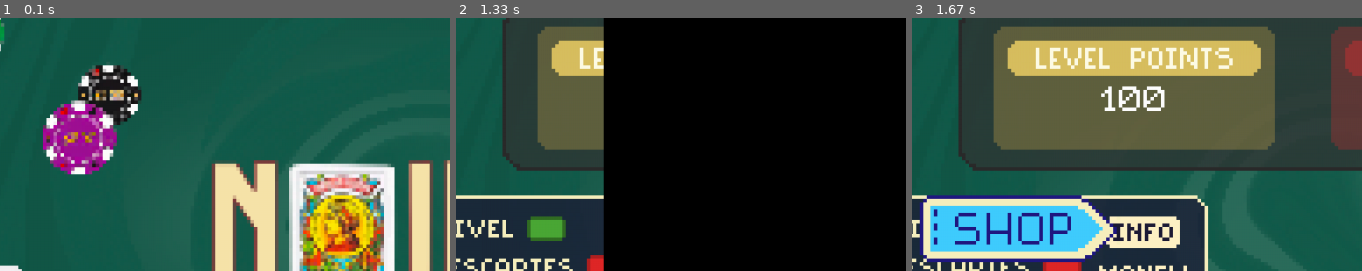
Above: before the commit, frames 1-3 (left to right).
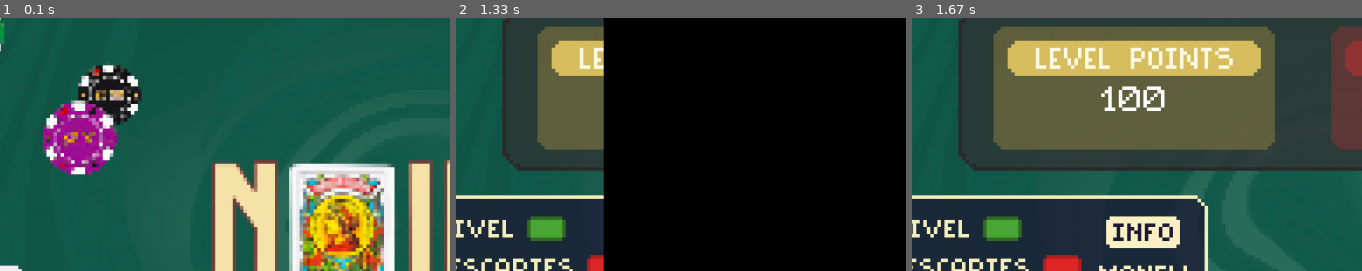
Above: after the commit, the same moments.

Repository: Hsandin7/Practica-TPA
Game: pygame game, started from main.py
The game is run twice, just before and just after one commit, with the same random seed, the same clock (stepped at 60 frames per second) and the same inputs.
Inputs (mouse positions are % of the whole screen's width and height, from its top left):
- Up to frame 1 (0.1 s): no input
- Up to frame 2 (1.33 s): click (50, 87) at 0.38 s; click (19, 73) at 1.22 s
- Up to frame 3 (1.67 s): click (57, 94) at 1.55 s
The pictures show only the part of the screen within x 7-57%, y 7-57%; the shares and areas given below are measured in that part.

Frames 1-2 are identical in both runs. In frame 3, 11% of the frame differs, in the area x 1-46%, y 69-97%.

Commit message:
Pantalla game over, botones de info y game over

Diff:
--- a/Clases/juego.py
+++ b/Clases/juego.py
@@ -25,7 +25,7 @@
             pygame.image.load("Graficos/menu_salida.png"),          # 2: M Salida
             pygame.image.load("Graficos/menu_tienda.png"),          # 3: M Tienda
             pygame.image.load("Graficos/menu_guardado.png"),        # 4: M Guardado
-            # pygame.image.load("Graficos/pagina_game_over.png")      # 5: P GAME OVER
+            pygame.image.load("Graficos/game_over.png")             # 5: P GAME OVER
         ]
 
     def cargar_botones(self):
@@ -34,9 +34,9 @@
             "play":         Boton("Graficos/Botones/boton_play.png", 560, 595),
 
             # P Juego
-            "shop":         Boton("Graficos/Botones/boton_shop.png", 95, 305),
             "jugar":        Boton("Graficos/Botones/boton_jugar.png", 665, 645),
             "descartar":    Boton("Graficos/Botones/boton_descartar.png", 825, 645),
+            "info":         Boton("Graficos/Botones/boton_info.png", 360, 335),
 
             # M Salida
             "continuar":    Boton("Graficos/Botones/boton_continuar.png", 465, 25),
@@ -56,6 +56,9 @@
             "slot1":        Boton("Graficos/Botones/boton_partida_guardada.png", 285, 155),
             "slot2":        Boton("Graficos/Botones/boton_partida_guardada.png", 535, 155),
             "slot3":        Boton("Graficos/Botones/boton_partida_guardada.png", 785, 155),
+
+            # P Game Over
+            "game_over":    Boton("Graficos/Botones/boton_game_over.png", 565, 605)
         }
 
     def reiniciar(self):
@@ -81,9 +84,10 @@
     def mostrar_pagina_juego(self, screen):
         screen.blit(self.paginas[1], (0,0))
 
-        self.botones["shop"].dibujar(screen)
         self.botones["jugar"].dibujar(screen)
         self.botones["descartar"].dibujar(screen)
+        self.botones["info"].dibujar(screen)
+
 
         self.jugador.mostrar_cartas(screen)
         self.jugador.mostrar_puntos(screen)
@@ -95,11 +99,7 @@
 
         self.jugador.actualizar(eventos)
 
-        if self.botones["shop"].detectar_click(eventos):
-            self.pagina_actual = 3      # M Tienda
-            self.mostrar_fondo = True
-
-        elif self.botones["jugar"].detectar_click(eventos):
+        if self.botones["jugar"].detectar_click(eventos):
             self.jugador.jugar_cartas()
             if self.jugador.game_over:          # Transicion game over
                 self.pagina_actual = 5      # P GAME OVER
@@ -198,6 +198,7 @@
             screen.blit(self.paginas[5], (0,0))
             self.mostrar_fondo = False
 
+        self.botones["game_over"].dibujar(screen)
 
     def actualizar_pagina_game_over(self, eventos):
         pass
